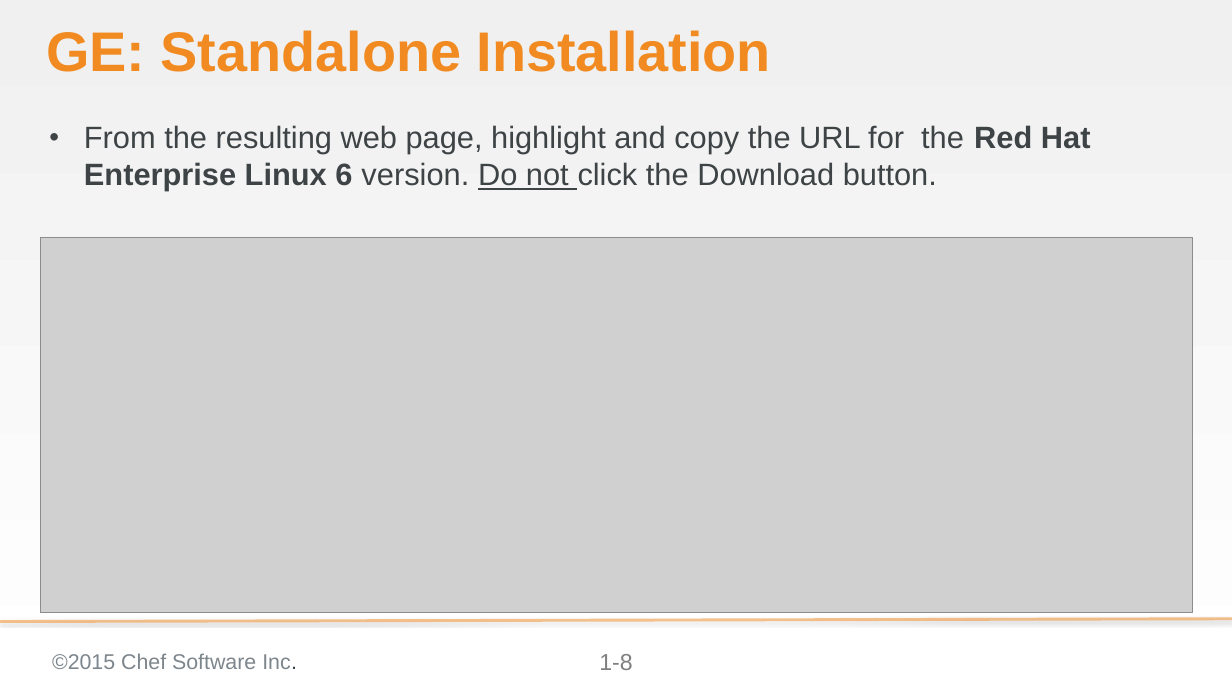
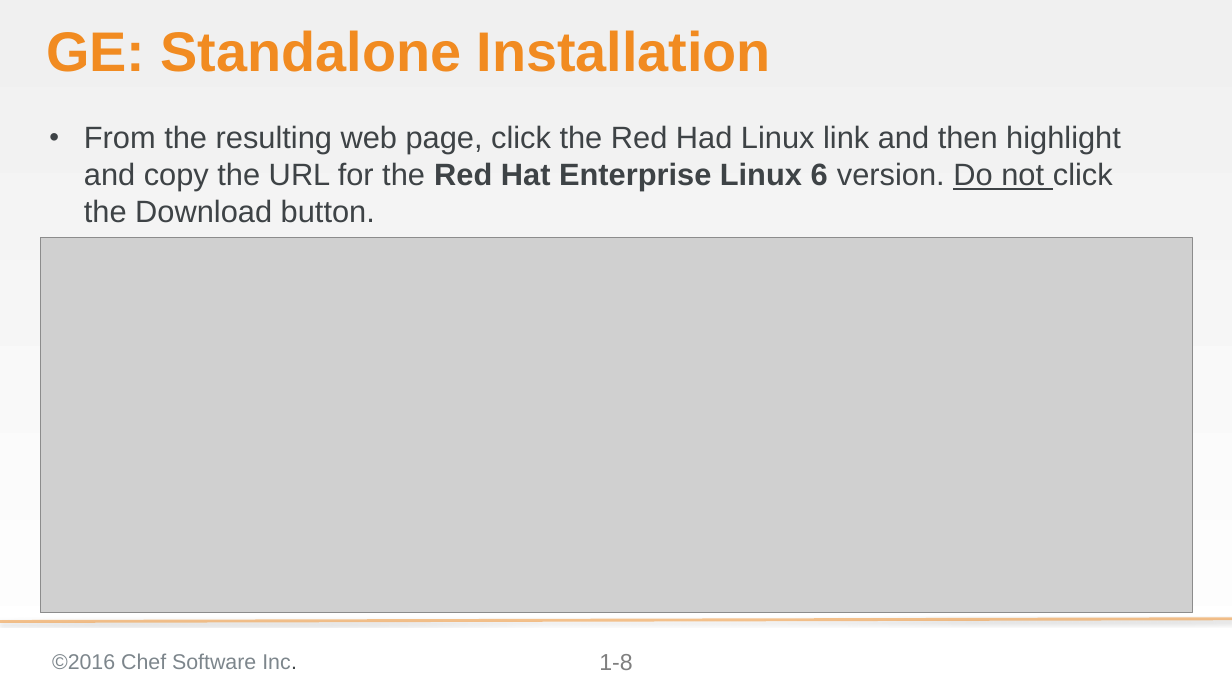
Before and after one commit to bchamby/chef-compliance-installation-configuration-operation, a slide deck: slide 8 of 02-Install.pptx. Drawn at 1232x693 pixels with LibreOffice and Linux fonts; fonts in the diff are those of the drawing; grey boxes stand for pictures; background and template pictures are left out. Boxes give left, top, right and bottom in pixels: in the first picture for what was removed or moved away, otherwise in the second. Text is boxed around its words. In the diff, an @@ line names an element or a change of style, - is before the commit and + after.

```diff
--- a/02-Install.pptx
+++ b/02-Install.pptx
@@ text at [84,125,1121,223]: text changed @@
-• From the resulting web page, highlight and copy the URL for the Red Hat Enterprise Linux 6 version. Do not click the Download button.
+• From the resulting web page, click the Red Had Linux link and then highlight and copy the URL for the Red Hat Enterprise Linux 6 version. Do not click the Download button.
@@ text at [52,653,297,669]: text changed @@
-©2015 Chef Software Inc.
+©2016 Chef Software Inc.
```
Also in this commit, not shown: 15 other slides changed, 5 slides added, 5 slides removed.
